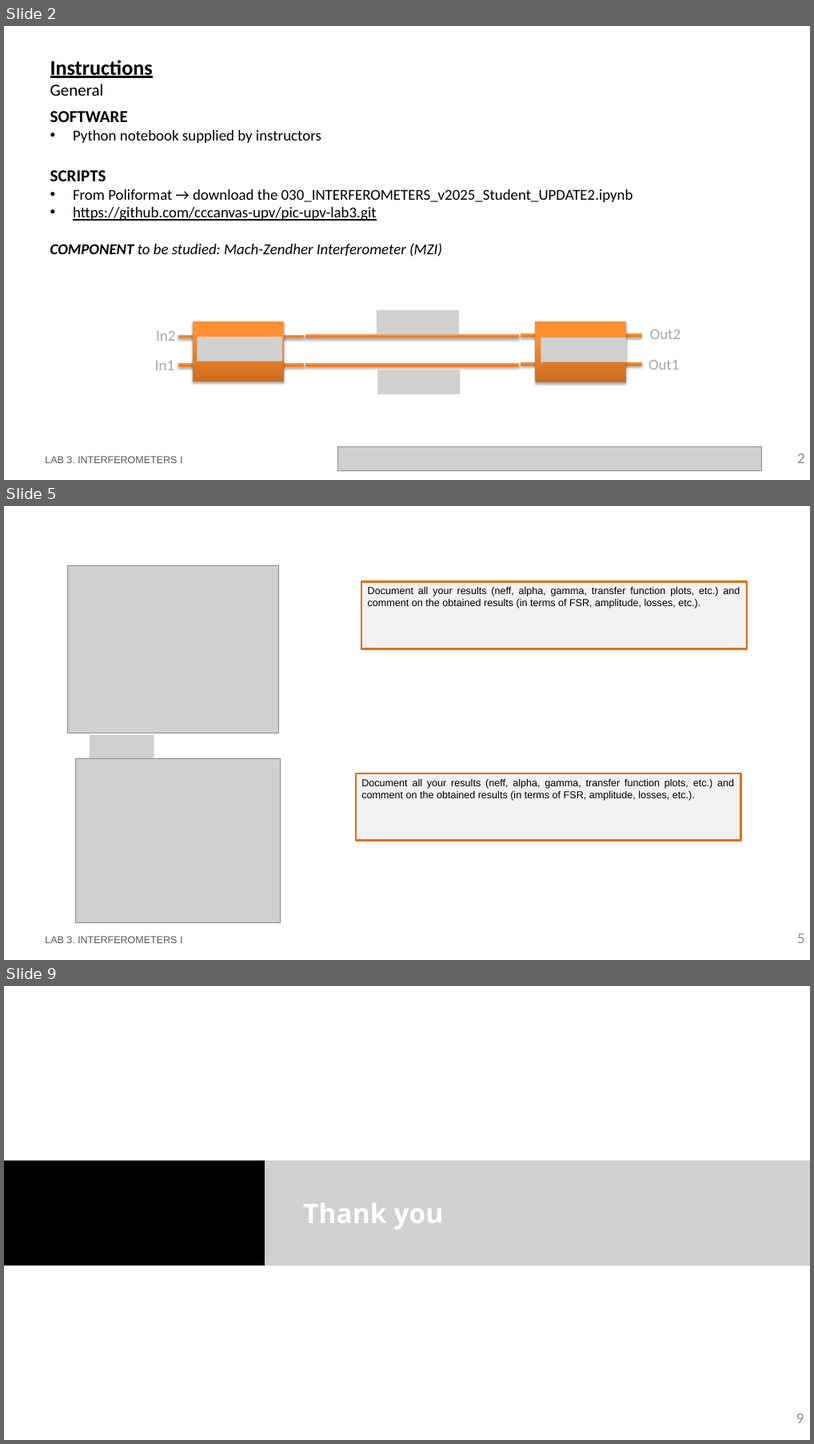
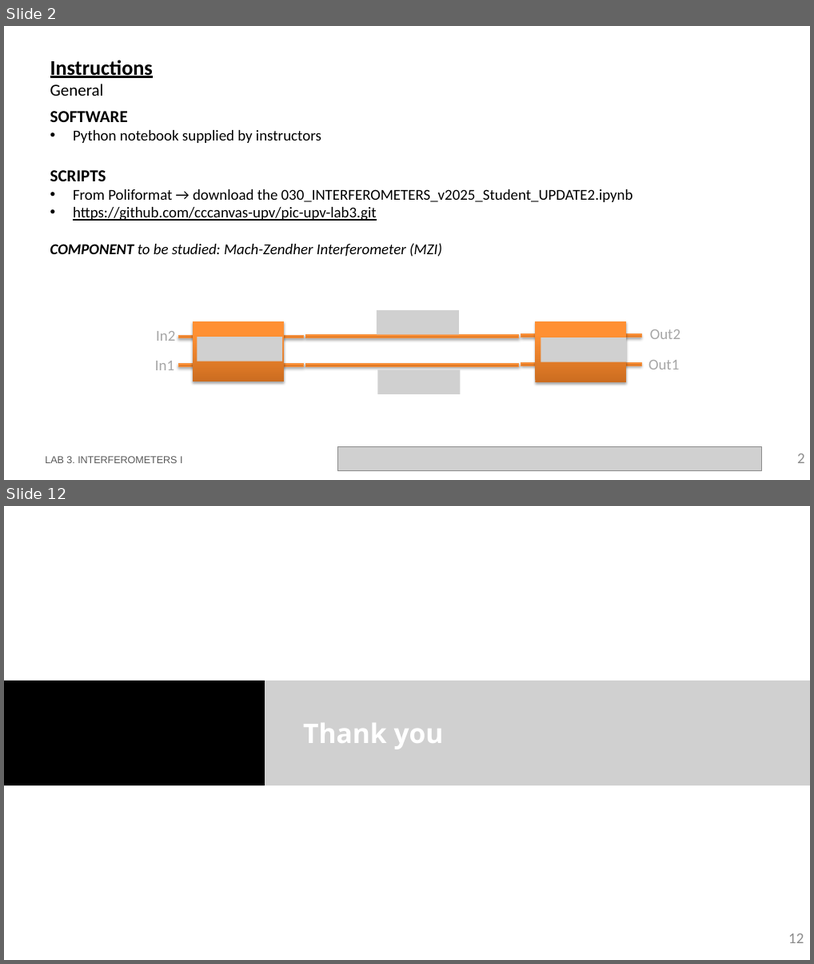
Before and after one commit to nmargar4/pic-upv-lab3-new, a slide deck: LabBook_3.pptx. Shown one above the other, each under a label of ours: slides 2, 5 and 9 before the commit, slides 2 and 12 after it; the slides between them are not shown. The pictures are 814x1444 and 814x964 pixels, drawn with LibreOffice and Linux fonts; fonts in the diff are those of the drawing; grey boxes stand for pictures; background and template pictures are left out. Boxes give left, top, right and bottom in pixels: in the first picture for what was removed or moved away, otherwise in the second. Text is boxed around its words. In the diff, an @@ line names an element or a change of style, - is before the commit and + after.

```diff
--- a/LabBook_3.pptx
+++ b/LabBook_3.pptx
@@ slide 5 removed at (x1=4, y1=506, x2=810, y2=960), background #FFFFFF @@
@@ picture removed at (x1=67, y1=566, x2=279, y2=733) @@
@@ rectangle removed at (x1=362, y1=582, x2=747, y2=648) @@
-Document all your results (neff, alpha, gamma, transfer function plots, etc.) and comment on the obtained results (in terms of FSR, amplitude, losses, etc.).
@@ picture removed at (x1=90, y1=735, x2=154, y2=759) @@
@@ picture removed at (x1=75, y1=758, x2=280, y2=923) @@
@@ rectangle removed at (x1=356, y1=772, x2=742, y2=840) @@
-Document all your results (neff, alpha, gamma, transfer function plots, etc.) and comment on the obtained results (in terms of FSR, amplitude, losses, etc.).
@@ text removed at (x1=45, y1=936, x2=182, y2=943) @@
-LAB 3. INTERFEROMETERS I
@@ page number removed at (x1=798, y1=933, x2=806, y2=943) @@
-5
@@ what was slide 9 is now slide 12 @@
@@ page number at (x1=789, y1=933, x2=804, y2=943): text changed @@
-9
+12
```
Also in this commit, not shown: 5 slides changed, 5 slides added, 1 other slide removed, 1 other file.
